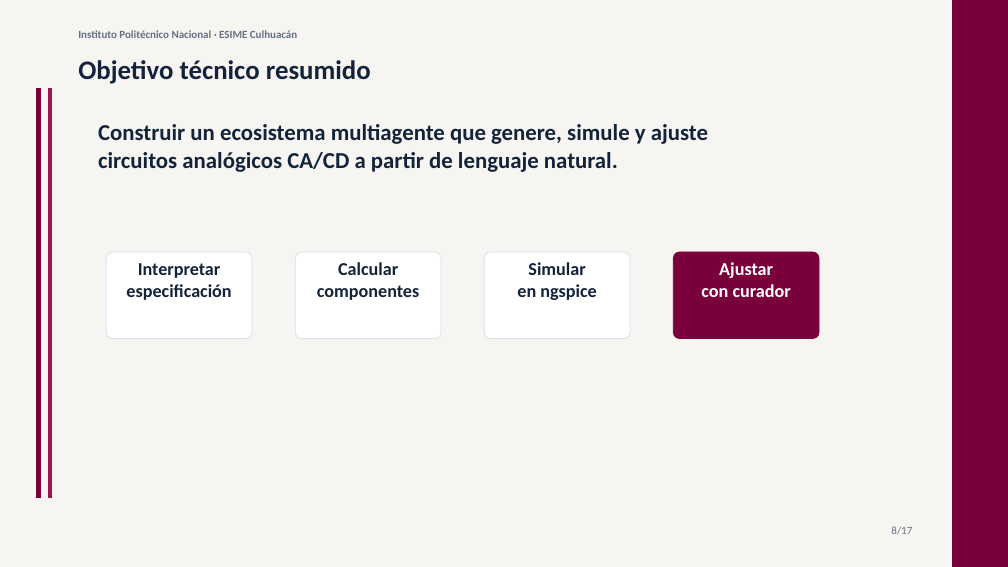
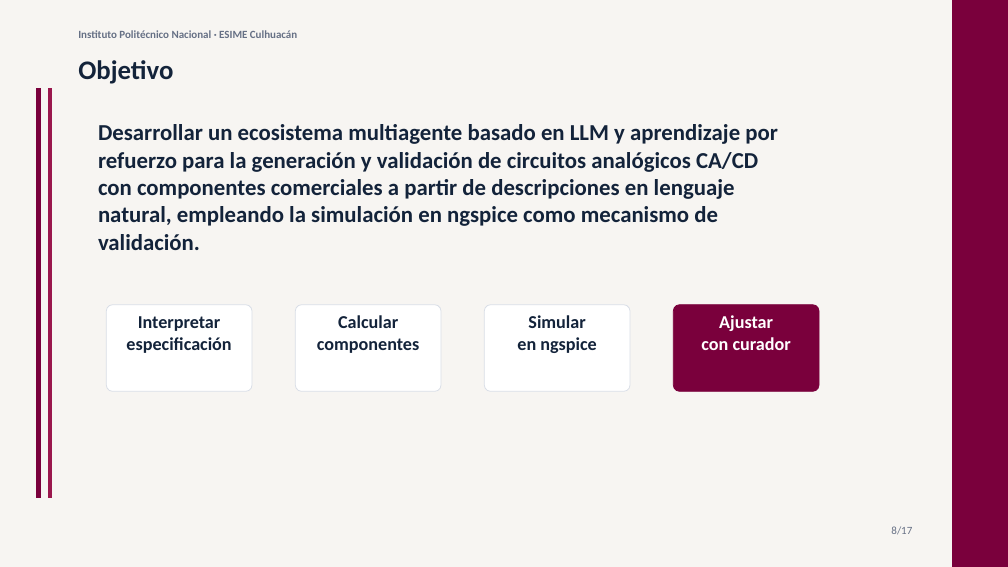
Before and after one commit to antoniotorresxd/ia-spice, a slide deck: slide 6 of tesina/slides/presentacion_tesina_ipn_20min.pptx (slide 8 before the commit). Drawn at 1008x567 pixels with LibreOffice and Linux fonts; fonts in the diff are those of the drawing. Boxes give left, top, right and bottom in pixels: in the first picture for what was removed or moved away, otherwise in the second. Text is boxed around its words. In the diff, an @@ line names an element or a change of style, - is before the commit and + after.

```diff
--- a/tesina/slides/presentacion_tesina_ipn_20min.pptx
+++ b/tesina/slides/presentacion_tesina_ipn_20min.pptx
@@ text at (78, 60, 173, 84): text changed @@
-Objetivo técnico resumido
+Objetivo
@@ text at (98, 124, 778, 250): text changed @@
-Construir un ecosistema multiagente que genere, simule y ajuste circuitos analógicos CA/CD a partir de lenguaje natural.
+Desarrollar un ecosistema multiagente basado en LLM y aprendizaje por refuerzo para la generación y validación de circuitos analógicos CA/CD con componentes comerciales a partir de descripciones en lenguaje natural, empleando la simulación en ngspice como mecanismo de validación.
@@ 4 rounded rectangles: place and size @@
-4 rounded rectangles at (107, 252, 820, 339)
+4 rounded rectangles at (107, 305, 820, 392)
```
Also in this commit, not shown: 9 other slides changed, 2 slides added, 14 other files.
